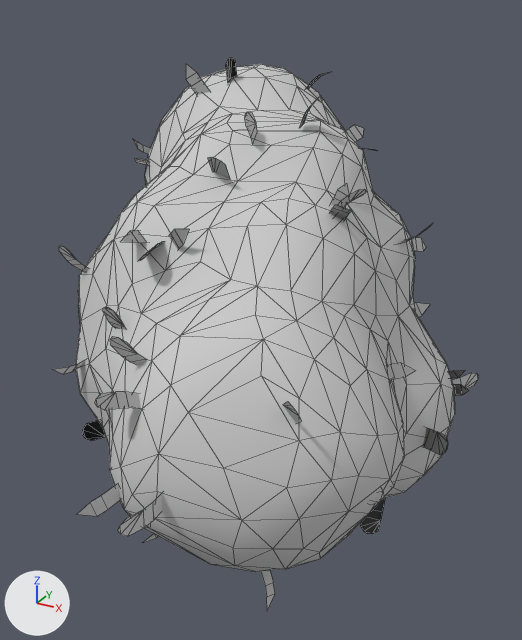
What one commit did to the FBX model Assets/3D/Meshes/Plants/MESH_Plant_Bush.fbx.
Rendered twice from a camera (50 mm lens) standing at (1.49, -2.67, 1.22) and looking at (0.04, -0.03, -0.1). Arrows for +X, +Y and +Z are at lower left; the lights stay in place. Mesh edges are drawn as thin lines. Vertices at the same position are counted once.

Before the edit, the objects in view are built like this:
```python
me_mesh = bpy.data.meshes.new('Mesh')
me_mesh.from_pydata(...)  # 1044 vertices, 1220 faces; spans x -0.93..0.98, y -1.31..1.14, z -0.98..0.99
me_mesh.materials.append(mat_material__25)  # light grey #cacaca
ob_mesh_plant_bush = bpy.data.objects.new('MESH_Plant_Bush', me_mesh)
ob_mesh_plant_bush.location = (0.0, 0.0, 0.0)
```
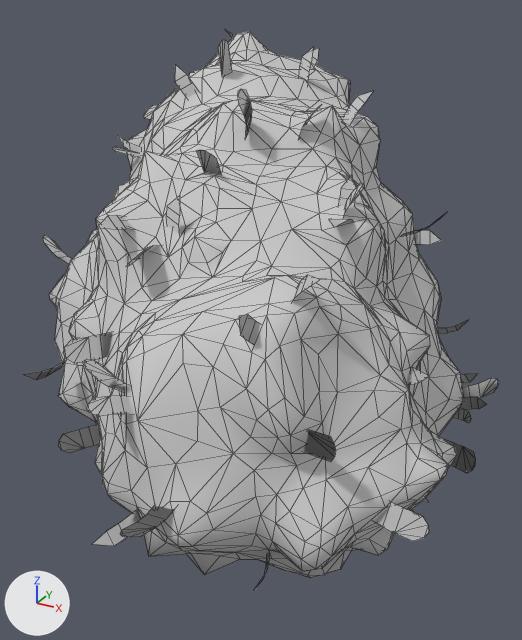
What differs and where, as boxes [x1, y1, x2, y2] in the pictures (522 x 640 px; the box of a moved part takes in the faces that stretch with it):
'MESH_Plant_Bush', reshaped (12% wider): before [53, 58, 478, 611]; after [24, 29, 499, 589]
part 1 of me_mesh, moved or reshaped: before [208, 157, 230, 179]; after [197, 149, 221, 174]
part 2 of me_mesh, moved or reshaped: before [134, 158, 150, 166]; after [112, 147, 141, 158]
part 3 of me_mesh, moved or reshaped (not visible afterwards): before [226, 58, 237, 82]
part 4 of me_mesh, moved or reshaped: before [283, 401, 301, 423]; after [304, 430, 336, 462]
part 5 of me_mesh, added: after [218, 40, 232, 77]
part 6 of me_mesh, moved or reshaped (not visible before): after [311, 48, 319, 64]
part 7 of me_mesh, moved or reshaped: before [330, 205, 352, 220]; after [239, 314, 260, 345]
part 8 of me_mesh, moved or reshaped: before [169, 229, 189, 250]; after [292, 275, 319, 302]
part 9 of me_mesh, moved or reshaped (not visible afterwards): before [143, 534, 158, 543]
part 10 of me_mesh, moved or reshaped: before [331, 184, 349, 207]; after [339, 176, 356, 206]
part 11 of me_mesh, moved or reshaped (not visible afterwards): before [361, 499, 385, 534]
part 12 of me_mesh, moved or reshaped: before [261, 571, 275, 611]; after [255, 551, 269, 589]
part 13 of me_mesh, moved or reshaped: before [118, 494, 162, 536]; after [120, 506, 174, 537]
part 14 of me_mesh, rebuilt (9% wider, 7% taller): before [75, 64, 455, 572]; after [49, 32, 464, 578]
part 15 of me_mesh, rebuilt: before [95, 392, 141, 410]; after [87, 395, 134, 416]
part 16 of me_mesh, rebuilt: before [338, 189, 367, 207]; after [343, 184, 364, 218]
part 17 of me_mesh, rebuilt: before [387, 363, 415, 380]; after [406, 367, 429, 385]
part 18 of me_mesh, deleted: before [53, 63, 478, 516]
part 19 of me_mesh, built on: before [138, 96, 320, 261]; after [24, 47, 499, 546]
part 20 of me_mesh, added: after [374, 501, 429, 541]

What changed in the scene script:
```text
Change me_mesh:
    remove me_mesh.from_pydata(...)  # 1044 vertices, 1220 faces; spans x -0.93..0.98, y -1.31..1.14, z -0.98..0.99
    add me_mesh.from_pydata(...)  # 1875 vertices, 2765 faces; spans x -1.09..1.09, y -1.3..1.3, z -1.09..1.09
    me_mesh part 1: the loose piece of 7 vertices spanning x -0.08..0.04, y -0.33..-0.19, z 0.54..0.68 is moved by (-0.04, -0.01, 0.02)
    me_mesh part 2: the loose piece of 7 vertices spanning x -0.72..-0.58, y 0.08..0.19, z 0.49..0.53 is moved by (-0.16, 0.05, 0.03)
    me_mesh part 3: the loose piece of 7 vertices spanning x -0.3..-0.28, y 0.25..0.35, z 0.84..0.99 is multiplied about its middle by the matrix ((0.792, 0.524, 0.106), (0.438, -0.745, 0.41), (0.307, -0.291, -0.857)), then moved by (0.08, 0.75, -0.86)
    me_mesh part 4: the loose piece of 7 vertices spanning x 0.6..0.71, y -1.02..-0.9, z 0.01..0.14 is multiplied about its middle by the matrix ((0.88, -0.23, 0.636), (0.034, 1.058, 0.334), (-0.676, -0.245, 0.846)), then moved by (0.05, 0.07, -0.13)
    me_mesh part 5: the loose piece of 7 vertices spanning x -0.3..-0.28, y 0.25..0.35, z 0.84..0.99 is copied, and the copy is scaled about its middle by 1.11, then moved by (-0.07, 0.06, 0.06); it spans x -0.37..-0.34, y 0.3..0.41, z 0.9..1.06
    me_mesh part 6: the loose piece of 7 vertices spanning x -0.27..-0.23, y 0.97..1.14, z 0.35..0.43 is multiplied about its middle by the matrix ((0.427, 0.454, -0.918), (-0.825, 0.743, -0.016), (0.608, 0.688, 0.623)), then moved by (0.01, -0.04, 0.53)
    me_mesh part 7: the loose piece of 7 vertices spanning x 0.43..0.55, y -0.33..-0.19, z 0.46..0.55 is multiplied about its middle by the matrix ((-0.225, -0.443, -0.992), (0.318, 0.942, -0.493), (1.039, -0.384, -0.063)), then moved by (0.0, -0.62, -0.23)
    me_mesh part 8: the loose piece of 7 vertices spanning x -0.1..0.04, y -0.57..-0.52, z 0.34..0.46 is multiplied about its middle by the matrix ((0.861, 0.487, 0.503), (-0.699, 0.645, 0.572), (-0.041, -0.761, 0.807)), then moved by (0.58, -0.16, -0.04)
    me_mesh part 9: the loose piece of 7 vertices spanning x -0.06..0.0, y -0.85..-0.69, z -0.81..-0.7 is multiplied about its middle by the matrix ((1.106, 0.0, 0.097), (0.048, 0.961, -0.553), (-0.084, 0.555, 0.958)), then moved by (-0.01, 0.11, -0.08)
    me_mesh part 10: the loose piece of 7 vertices spanning x 0.41..0.47, y -0.18..-0.08, z 0.46..0.58 is multiplied about its middle by the matrix ((1.016, 0.258, -0.365), (-0.389, 0.957, -0.407), (0.22, 0.501, 0.966)), then moved by (0.03, 0.02, 0.01)
    me_mesh part 11: the loose piece of 11 vertices spanning x 0.66..0.75, y -0.34..-0.17, z -0.81..-0.73 is turned 65 degrees about the z axis through its middle and scaled by 1.11, then moved by (0.11, 0.05, 0.04)
    me_mesh part 12: the loose piece of 7 vertices spanning x 0.5..0.56, y -0.92..-0.81, z -0.81..-0.66 is multiplied about its middle by the matrix ((1.007, -0.328, 0.333), (0.004, 0.798, 0.772), (-0.468, -0.699, 0.725)), then moved by (0.01, -0.04, 0.13)
    me_mesh part 13: the loose piece of 11 vertices spanning x 0.24..0.29, y -1.31..-1.11, z -0.32..-0.23 is multiplied about its middle by the matrix ((0.384, 0.012, 1.042), (0.227, 1.082, -0.096), (-1.016, 0.247, 0.372)), then moved by (0.0, 0.02, -0.03)
    me_mesh part 14: the loose piece of 449 vertices spanning x -0.82..0.93, y -1.15..1.03, z -0.91..0.94 is rebuilt with 1202 vertices and now spans x -1.01..1.06, y -1.16..1.22, z -1.03..1.08
    me_mesh part 15: the loose piece of 11 vertices spanning x 0.06..0.17, y -1.17..-1.02, z 0.0..0.07 is rebuilt with 11 vertices and now spans x 0.03..0.16, y -1.18..-1.01, z -0.03..0.04
    me_mesh part 16: the loose piece of 11 vertices spanning x 0.42..0.56, y -0.23..-0.13, z 0.47..0.58 is rebuilt with 11 vertices and now spans x 0.46..0.56, y -0.23..-0.13, z 0.44..0.61
    me_mesh part 17: the loose piece of 7 vertices spanning x 0.69..0.83, y -0.37..-0.24, z -0.09..-0.03 is rebuilt with 7 vertices and now spans x 0.72..0.89, y -0.39..-0.25, z -0.09..-0.04
    me_mesh part 18: 35 loose pieces with 317 vertices, spanning x -0.88..0.98, y -1.23..0.88, z -0.98..0.97, are deleted
    me_mesh part 19: 22 vertices removed from x -0.15..0.27, y -0.7..0.09, z 0.33..0.88; 399 vertices added at x -1.04..1.09, y -1.22..1.28, z -1.09..1.02
    me_mesh part 20: 11 vertices added at x 0.85..1.07, y -0.8..-0.74, z -0.38..-0.28
```
